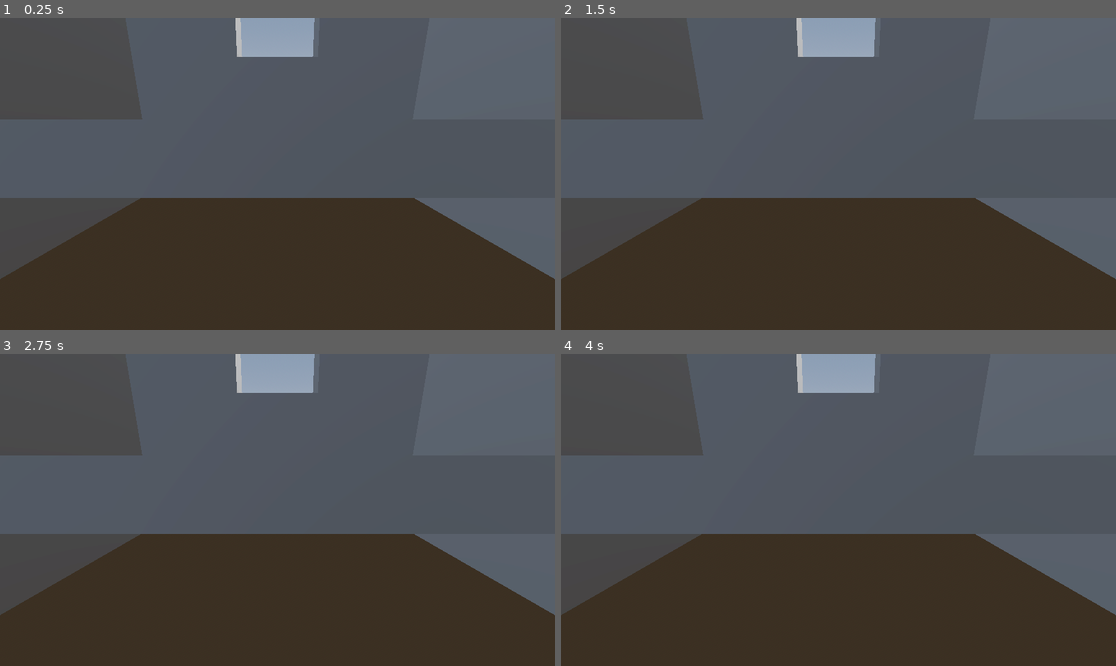
Above: before the commit, frames 1-4 (two rows, left to right).
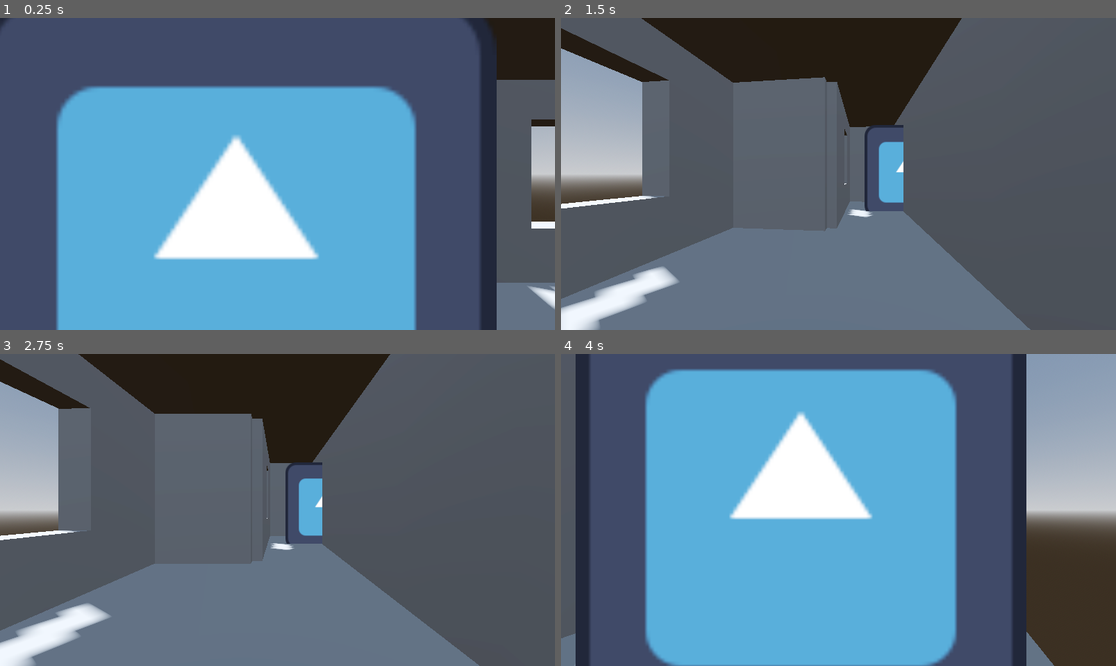
Above: after the commit, the same moments.

Repository: Jellybean42/MurderMysteryWMCJam
Game: Godot game, scene res://levels/murder_mystery.tscn
The game is run twice, just before and just after one commit, with the same random seed, the same clock (stepped at 60 frames per second) and the same inputs. The engine's default icon, where the game draws it, is replaced by a stand-in: a white triangle on a blue panel in a dark square.
Inputs:
- Up to frame 1 (0.25 s): no input
- Up to frame 2 (1.5 s): tap Enter at 0.5 s; hold Right (ui_right) 0.53-1.28 s; hold Down (ui_down) from 1.28 s (still down)
- Up to frame 3 (2.75 s): release Down (ui_down) at 2.03 s; hold Right (ui_right) from 2.03 s (still down)
- Up to frame 4 (4 s): release Right (ui_right) at 2.78 s; hold Up (ui_up) 2.78-3.53 s; tap Space at 3.5 s; hold Left (ui_left) from 3.53 s (still down)

The runs differ from the first frame. In frame 1, 80% of the frame differs, in the area x 0-100%, y 0-100%; in frame 2, 56%; in frame 3, 54%; in frame 4, 86%.
Error before the commit: Invalid access to property or key 'position' on a base object of type 'Nil'. (res://camera/camera_3d.gd:7)

Commit message:
made camera switch with area

Diff:
--- a/PlayerControllerDemo/PlayerControllerDemo.tscn
+++ b/PlayerControllerDemo/PlayerControllerDemo.tscn
@@ -1,11 +1,13 @@
-[gd_scene load_steps=3 format=3 uid="uid://pp02x7in5aal"]
+[gd_scene load_steps=4 format=3 uid="uid://pp02x7in5aal"]
 
 [ext_resource type="Script" uid="uid://ciyyraqa0bhr5" path="res://PlayerControllerDemo/player.gd" id="1_n5j63"]
 [ext_resource type="Texture2D" uid="uid://4q335xxs2p" path="res://icon.svg" id="1_qaxec"]
 
-[node name="PlayerControllerDemo" type="Node3D"]
+[sub_resource type="BoxShape3D" id="BoxShape3D_n5j63"]
 
-[node name="Player" type="Node3D" parent="."]
+[node name="PlayerControllerDemo" type="Node3D" groups=["player"]]
+
+[node name="Player" type="Node3D" parent="." groups=["player"]]
 script = ExtResource("1_n5j63")
 min_x = -2.0
 max_x = 2.0
@@ -16,5 +18,7 @@
 billboard = 2
 texture = ExtResource("1_qaxec")
 
-[node name="Camera3D" type="Camera3D" parent="."]
-transform = Transform3D(1, 0, 0, 0, 1, 0, 0, 0, 1, 0, 1, 2.5)
+[node name="CharacterBody3D" type="CharacterBody3D" parent="Player" groups=["player"]]
+
+[node name="CollisionShape3D" type="CollisionShape3D" parent="Player/CharacterBody3D"]
+shape = SubResource("BoxShape3D_n5j63")
--- a/camera/camera_3d.gd
+++ b/camera/camera_3d.gd
@@ -1,17 +1,40 @@
 extends Camera3D
 
-@export var marker1 : Marker3D
-@export var marker2 : Marker3D
+@export var marker1: Marker3D
+@export var marker2: Marker3D
+@export var lerp_speed: float = 3.0
+
+@onready var room_1: Node3D = $".."
+
+var target_position: Vector3
+var target_rotation: Vector3
 
 func _ready() -> void:
+	# Start at marker1
 	position = marker1.position
+	rotation = marker1.rotation
+	target_position = marker1.position
+	target_rotation = marker1.rotation
 
+func _process(delta: float) -> void:
+	# Smoothly interpolate towards the target
+	position = position.lerp(target_position, delta * lerp_speed)
+	rotation.x = lerp_angle(rotation.x, target_rotation.x, delta * lerp_speed)
+	rotation.y = lerp_angle(rotation.y, target_rotation.y, delta * lerp_speed)
+	rotation.z = lerp_angle(rotation.z, target_rotation.z, delta * lerp_speed)
 
 func _on_area_3d_body_exited(body: Node3D) -> void:
 	if body.is_in_group("player"):
-		position = marker2.position
-
+		target_position = marker1.position
+		target_rotation = marker1.rotation
+		room_1.hide_main()
+		room_1.show_other()
+		print("do a thing")
 
 func _on_area_3d_body_entered(body: Node3D) -> void:
 	if body.is_in_group("player"):
-		position = marker1.position
+		target_position = marker2.position
+		target_rotation = marker2.rotation
+		room_1.show_main()
+		room_1.hide_other()
+		print("do other thing")
--- a/camera/camera_3d.tscn
+++ b/camera/camera_3d.tscn
@@ -4,4 +4,5 @@
 
 [node name="Camera3D" type="Camera3D"]
 transform = Transform3D(1, 0, 0, 0, 0.9659259, 0.25881907, 0, -0.25881907, 0.9659258, 0, 0, 0)
+current = true
 script = ExtResource("1_ctnxf")
--- a/levels/murder_mystery.tscn
+++ b/levels/murder_mystery.tscn
@@ -1,6 +1,7 @@
-[gd_scene load_steps=5 format=3 uid="uid://8p025rwjh74a"]
+[gd_scene load_steps=6 format=3 uid="uid://8p025rwjh74a"]
 
 [ext_resource type="PackedScene" uid="uid://corhk7dno85eq" path="res://rooms/room_1.tscn" id="1_re4i4"]
+[ext_resource type="PackedScene" uid="uid://pp02x7in5aal" path="res://PlayerControllerDemo/PlayerControllerDemo.tscn" id="2_kbea7"]
 
 [sub_resource type="ProceduralSkyMaterial" id="ProceduralSkyMaterial_re4i4"]
 sky_horizon_color = Color(0.66224277, 0.6717428, 0.6867428, 1)
@@ -25,3 +26,6 @@
 shadow_enabled = true
 
 [node name="Room1" parent="." instance=ExtResource("1_re4i4")]
+
+[node name="PlayerControllerDemo" parent="." instance=ExtResource("2_kbea7")]
+transform = Transform3D(1, 0, 0, 0, 1, 0, 0, 0, 1, -0.1013664, 0.56331575, 0.568058)
--- /dev/null
+++ b/rooms/room_1.gd
@@ -0,0 +1,16 @@
+extends Node3D
+
+@onready var main_side: CSGBox3D = $MainSide
+@onready var other_side: Node3D = $OtherSide
+
+func hide_main():
+	main_side.hide()
+
+func show_main():
+	main_side.show()
+
+func hide_other():
+	other_side.hide()
+
+func show_other():
+	other_side.show()
--- a/rooms/room_1.tscn
+++ b/rooms/room_1.tscn
@@ -1,6 +1,7 @@
-[gd_scene load_steps=5 format=3 uid="uid://corhk7dno85eq"]
+[gd_scene load_steps=6 format=3 uid="uid://corhk7dno85eq"]
 
 [ext_resource type="PackedScene" uid="uid://biniydtbfpr77" path="res://camera/camera_3d.tscn" id="1_2otyv"]
+[ext_resource type="Script" uid="uid://dmd5b0jkwxljv" path="res://rooms/room_1.gd" id="1_j6sld"]
 
 [sub_resource type="BoxMesh" id="BoxMesh_s102h"]
 size = Vector3(6, 0.2, 1)
@@ -12,6 +13,7 @@
 size = Vector3(2.2319336, 2, 1)
 
 [node name="Room1" type="Node3D"]
+script = ExtResource("1_j6sld")
 
 [node name="MeshInstance3D" type="MeshInstance3D" parent="."]
 transform = Transform3D(1, 0, 0, 0, 1, 0, 0, 0, 1, 0, -0.1, 0)
@@ -86,12 +88,14 @@
 size = Vector3(1, 2, 0.2)
 
 [node name="MainMarker" type="Marker3D" parent="."]
-transform = Transform3D(1, 0, 0, 0, 1, 0, 0, 0, 1, 0, 0.75, 0.75)
+transform = Transform3D(1, 0, 0, 0, 1, 0, 0, 0, 1, 0, 0.75, 1)
 
 [node name="OtherSideMarker" type="Marker3D" parent="."]
-transform = Transform3D(1, 0, 0, 0, 1, 0, 0, 0, 1, -4, 0.5, -0.25)
+transform = Transform3D(-4.371139e-08, 0, -1, 0, 1, 0, 1, 0, -4.371139e-08, -1, 0.5, -0.25)
 
-[node name="Camera3D" parent="." instance=ExtResource("1_2otyv")]
+[node name="Camera3D" parent="." node_paths=PackedStringArray("marker1", "marker2") instance=ExtResource("1_2otyv")]
+marker1 = NodePath("../MainMarker")
+marker2 = NodePath("../OtherSideMarker")
 
 [node name="Area3D" type="Area3D" parent="." groups=["player"]]
 transform = Transform3D(1, 0, 0, 0, 1, 0, 0, 0, 1, 2, 1, 0)
Not shown: 1 places in detective.tscn that only renumber resources
Not shown, added: rooms/room_1.gd.uid
